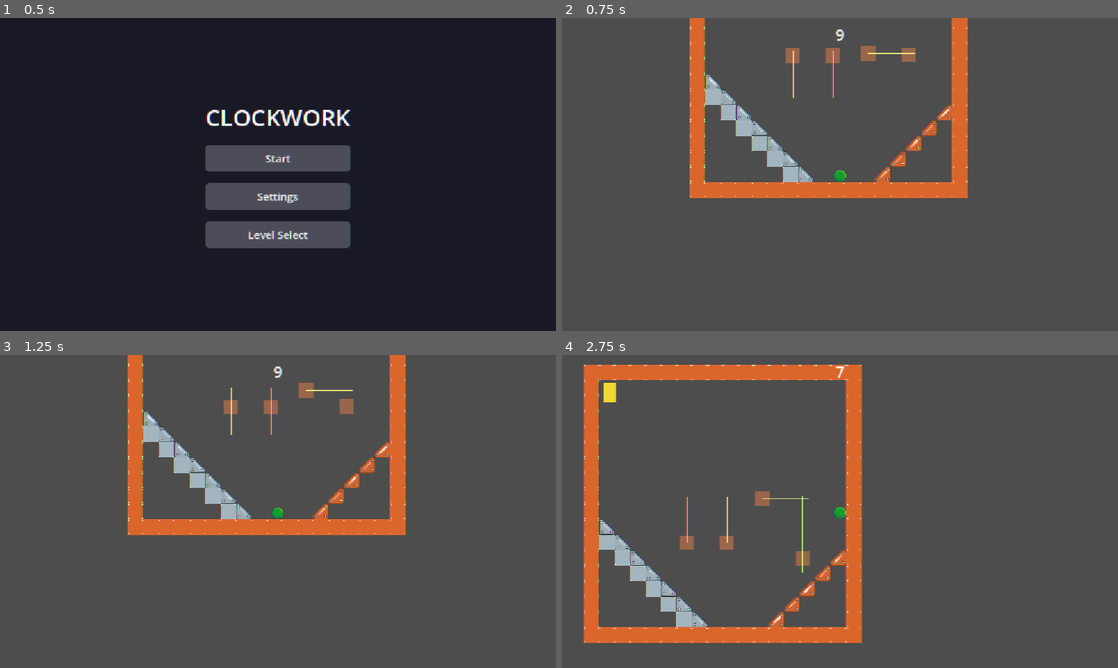
Above: before the commit, frames 1-4 (two rows, left to right).
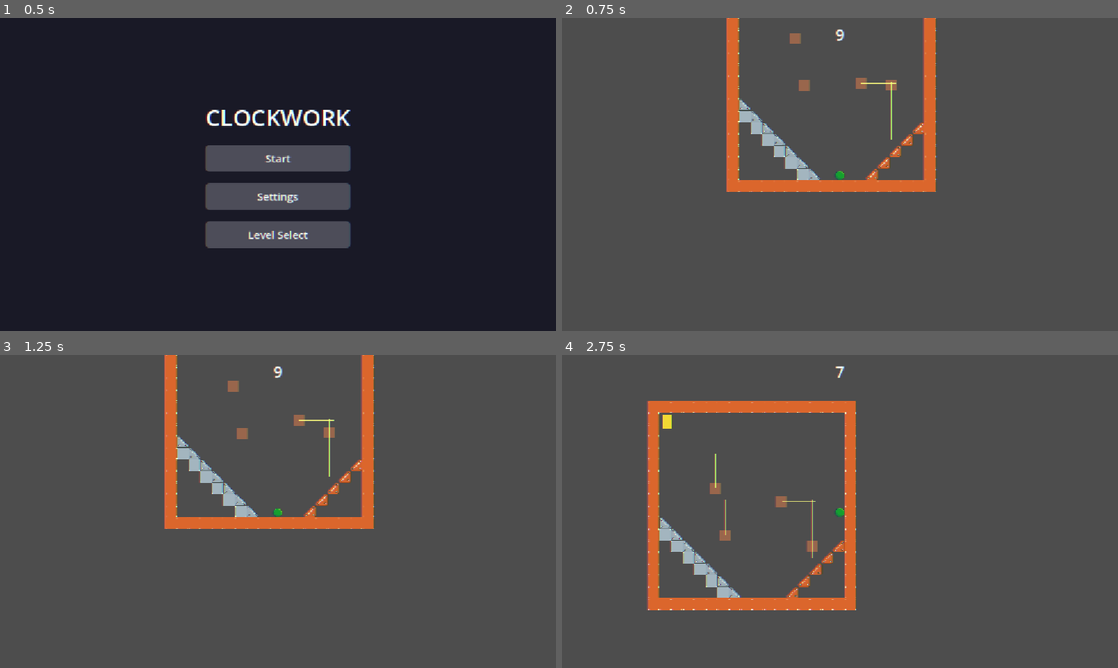
Above: after the commit, the same moments.

Repository: swan-eternal/clockwork
Game: Godot game, scene res://scenes/main_menu.tscn
Two runs of this game, one before a commit and one after it. Both use one fixed random seed, a clock stepped at 60 frames per second and the inputs below.
Inputs:
- Up to frame 1 (0.5 s): no input
- Up to frame 2 (0.75 s): click "Start" at 0.5 s
- Up to frame 3 (1.25 s): no input
- Up to frame 4 (2.75 s): tap Enter (ui_accept) at 1.25, 1.52, 2.27 s; hold Right (ui_right) from 1.28 s (still down)

Frame 1 is identical in both runs. In frame 2, 10% of the frame differs, in the area x 22-73%, y 0-58%; in frame 3, 10%; in frame 4, 17%, in the area x 3-54%, y 3-92%.

Commit message:
regular push

Diff:
--- a/scenes/levels/L1.tscn
+++ b/scenes/levels/L1.tscn
@@ -29,7 +29,7 @@
 visible = false
 
 [node name="Platform" parent="." index="7" unique_id=174724998 instance=ExtResource("2_sbb6c")]
-position = Vector2(585, 309)
+position = Vector2(475, 180)
 
 [node name="Platform2" parent="." index="8" unique_id=1842358216 instance=ExtResource("2_sbb6c")]
 position = Vector2(742, 308)
--- a/scenes/player.tscn
+++ b/scenes/player.tscn
@@ -32,6 +32,7 @@
 
 [node name="Player" type="CharacterBody2D" unique_id=1637235894]
 script = ExtResource("1_player")
+camera_zoom = Vector2(0.75, 0.75)
 
 [node name="AnimatedSprite2D" type="AnimatedSprite2D" parent="." unique_id=1204896840]
 sprite_frames = SubResource("SpriteFrames_ewexw")
@@ -41,10 +42,10 @@
 position = Vector2(0, 3)
 shape = SubResource("CircleShape2D_vye67")
 
-[node name="DeathDetector" type="Area2D" parent="."]
+[node name="DeathDetector" type="Area2D" parent="." unique_id=1609997192]
 collision_mask = 2
 
-[node name="CollisionShape2D" type="CollisionShape2D" parent="DeathDetector"]
+[node name="CollisionShape2D" type="CollisionShape2D" parent="DeathDetector" unique_id=1785182997]
 position = Vector2(0, 3)
 shape = SubResource("CircleShape2D_vye67")
 
@@ -53,11 +54,11 @@
 color = Color(0.3, 0.8, 0.4, 1)
 polygon = PackedVector2Array(-16, -16, 16, -16, 16, 16, -16, 16)
 
-[node name="JumpSound" type="AudioStreamPlayer" parent="."]
+[node name="JumpSound" type="AudioStreamPlayer" parent="." unique_id=1563126239]
 stream = ExtResource("3_jumpsound")
 volume_db = 9.0
 
-[node name="DieSound" type="AudioStreamPlayer" parent="."]
+[node name="DieSound" type="AudioStreamPlayer" parent="." unique_id=770749955]
 stream = ExtResource("4_diesound")
 
 [connection signal="body_entered" from="DeathDetector" to="." method="_on_death_detector_body_entered"]
